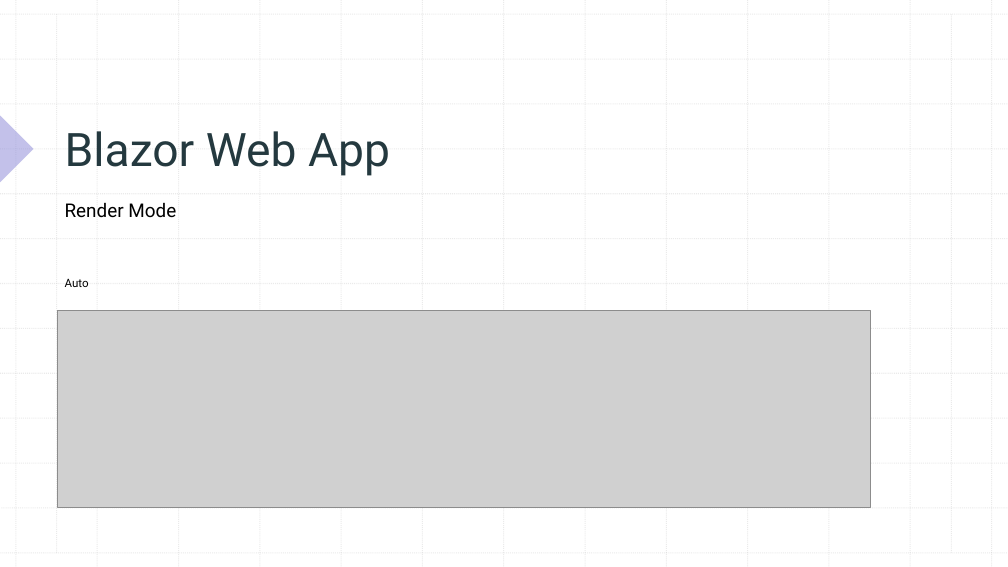
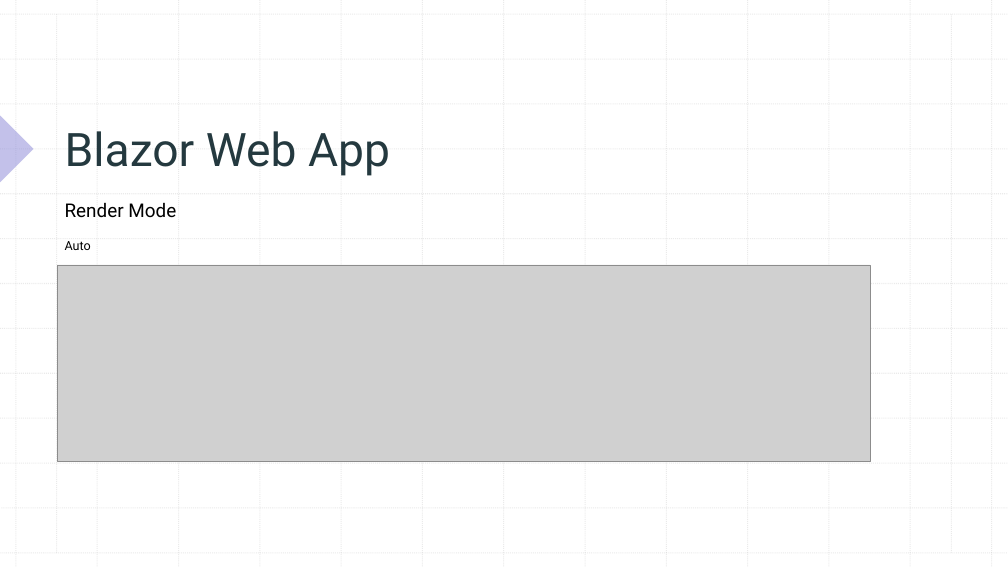
Before and after one commit to xccu/NetCore-Demo, a slide deck: slide 7 of Blazor in .net 8.pptx (slide 8 before the commit). Drawn at 1008x567 pixels with LibreOffice and Linux fonts; fonts in the diff are those of the drawing; grey boxes stand for pictures. Boxes give left, top, right and bottom in pixels: in the first picture for what was removed or moved away, otherwise in the second. Text is boxed around its words. In the diff, an @@ line names an element or a change of style, - is before the commit and + after.

```diff
--- a/Blazor in .net 8.pptx
+++ b/Blazor in .net 8.pptx
@@ text "Auto": place and size @@
-text "Auto" at box(65, 279, 89, 287)
+text "Auto" at box(65, 241, 91, 250)
@@ text "Auto" at box(65, 241, 91, 250): size 11 to 12 pt @@
@@ picture: place and size @@
-picture at box(57, 311, 870, 507)
+picture at box(57, 265, 870, 461)
```
Also in this commit, not shown: 11 other slides changed, 2 slides added, 2 slides removed, 24 other files.
